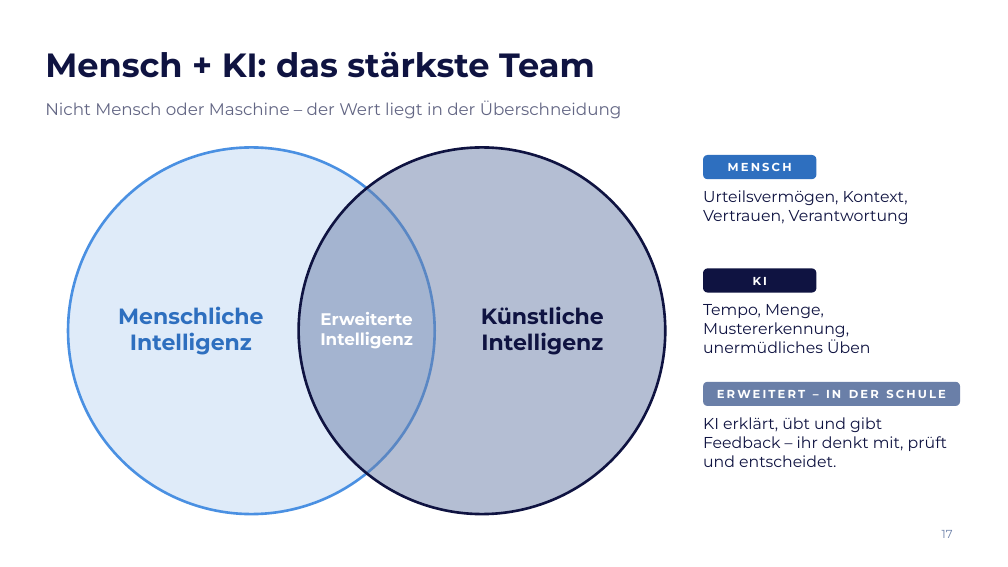
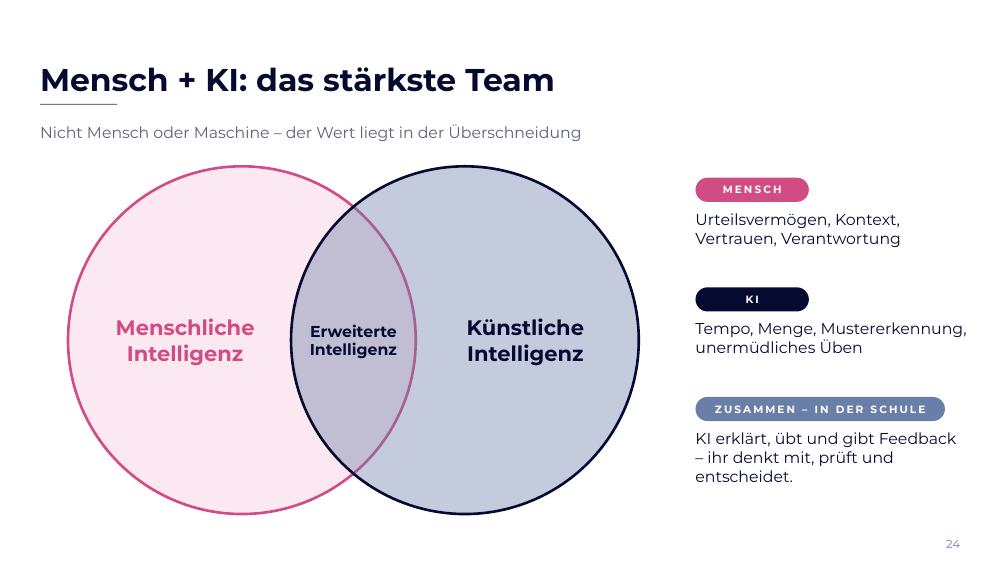
Before and after one commit to elias762/Advisory-board, a slide deck: slide 24 of ki-tag-gymnasium-sued/KI-Tag_Gymnasium-Sued_Impulsvortrag.pptx (slide 17 before the commit). Drawn at 1008x567 pixels with LibreOffice and Linux fonts; fonts in the diff are those of the drawing; background and template pictures are left out. Boxes give left, top, right and bottom in pixels: in the first picture for what was removed or moved away, otherwise in the second. Text is boxed around its words. In the diff, an @@ line names an element or a change of style, - is before the commit and + after.

```diff
--- a/ki-tag-gymnasium-sued/KI-Tag_Gymnasium-Sued_Impulsvortrag.pptx
+++ b/ki-tag-gymnasium-sued/KI-Tag_Gymnasium-Sued_Impulsvortrag.pptx
@@ title "Mensch + KI: das stärkste ...": place and size @@
-title "Mensch + KI: das stärkste ..." at <box>45,52,595,78</box>
+title "Mensch + KI: das stärkste ..." at <box>40,67,555,92</box>
@@ title "Mensch + KI: das stärkste ..." at <box>40,67,555,92</box>: size 32 to 30 pt, text colour #0F1341 to #050A30; vertical alignment middle to bottom @@
@@ text "Nicht Mensch oder Maschine – ...": place and size @@
-text "Nicht Mensch oder Maschine – ..." at <box>45,100,622,119</box>
+text "Nicht Mensch oder Maschine – ..." at <box>40,124,581,141</box>
@@ text "Nicht Mensch oder Maschine – ..." at <box>40,124,581,141</box>: size 16 to 15 pt, text colour #636684 to #5E6178; vertical alignment top to middle @@
@@ line added from (40, 104) to (117, 104), #283070 0.75 pt @@
@@ ellipse: place and size @@
-ellipse at <box>68,147,435,514</box>
+ellipse at <box>68,166,416,514</box>
@@ ellipse at <box>68,166,416,514</box>: fill #DFEBF9 to #FCE8F0; outline #4A90E2 2.5 pt to #D24C84 2.5 pt @@
@@ ellipse: place and size @@
-ellipse at <box>299,147,665,514</box>
+ellipse at <box>291,166,639,514</box>
@@ ellipse at <box>291,166,639,514</box>: fill #6A7FA8 at 50% opacity to #6A7FA8 at 40% opacity; outline #0F1341 2.5 pt to #050A30 2.5 pt @@
@@ text "MENSCH" at <box>723,185,782,193</box>: size 11 to 10 pt @@
@@ text "MENSCH": place and size @@
-text "MENSCH" at <box>728,163,792,171</box>
+text "MENSCH" at <box>723,185,782,193</box>
@@ rounded rectangle: place and size @@
-rounded rectangle at <box>703,155,817,179</box>
+rounded rectangle at <box>696,178,809,202</box>
@@ rounded rectangle at <box>696,178,809,202</box>: fill #2E6FBF to #D24C84; proportions changed @@
@@ text colour #0F1341 to #050A30 in 3 elements at <box>695,432,957,482</box>, <box>695,322,967,353</box>, <box>695,213,901,247</box> @@
@@ text "Urteilsvermögen, Kontext, Vertrauen, Verantwortung": place and size @@
-text "Urteilsvermögen, Kontext, Vertrauen, Verantwortung" at <box>703,190,909,224</box>
+text "Urteilsvermögen, Kontext, Vertrauen, Verantwortung" at <box>695,213,901,247</box>
@@ text "KI": place and size @@
-text "KI" at <box>753,277,767,285</box>
+text "KI" at <box>746,295,759,303</box>
@@ rounded rectangle: place and size @@
-rounded rectangle at <box>703,268,817,293</box>
+rounded rectangle at <box>696,287,809,312</box>
@@ text "KI" at <box>746,295,759,303</box>: size 11 to 10 pt @@
@@ rounded rectangle at <box>696,287,809,312</box>: fill #0F1341 to #050A30; proportions changed @@
@@ text "Menschliche": place and size @@
-text "Menschliche" at <box>118,306,263,355</box>
+text "Menschliche" at <box>116,318,255,365</box>
@@ text "Menschliche" at <box>116,318,255,365</box>: size 21 to 20 pt, text colour #2E6FBF to #D24C84 @@
@@ text "Erweiterte": place and size @@
-text "Erweiterte" at <box>320,312,413,348</box>
+text "Erweiterte" at <box>310,324,397,358</box>
@@ text "Erweiterte" at <box>310,324,397,358</box>: size 16 to 15 pt, text colour #FFFFFF to #050A30 @@
@@ text "Künstliche": place and size @@
-text "Künstliche" at <box>481,306,604,355</box>
+text "Künstliche" at <box>467,318,584,366</box>
@@ text "Künstliche" at <box>467,318,584,366</box>: size 21 to 20 pt, text colour #0F1341 to #050A30 @@
@@ text "Tempo, Menge, Mustererkennung, unermüdliches Üben": place and size @@
-text "Tempo, Menge, Mustererkennung, unermüdliches Üben" at <box>703,304,870,353</box>
+text "Tempo, Menge, Mustererkennung, unermüdliches Üben" at <box>695,322,967,353</box>
@@ rounded rectangle: place and size @@
-rounded rectangle at <box>703,382,960,406</box>
+rounded rectangle at <box>696,397,945,421</box>
@@ rounded rectangle at <box>696,397,945,421</box>: proportions changed @@
@@ text at <box>715,405,925,413</box>: text changed; size 11 to 10 pt @@
-ERWEITERT – IN DER SCHULE
+ZUSAMMEN – IN DER SCHULE
@@ text "KI erklärt, übt und gibt ...": place and size @@
-text "KI erklärt, übt und gibt ..." at <box>703,417,947,467</box>
+text "KI erklärt, übt und gibt ..." at <box>695,432,957,482</box>
@@ page number removed at <box>942,530,953,538</box> @@
-17
@@ page number added at <box>946,540,960,548</box>, 11 pt, text #6A7FA8 @@
+24
```
Also in this commit, not shown: 18 other slides changed, 7 slides added, 1 other file.
